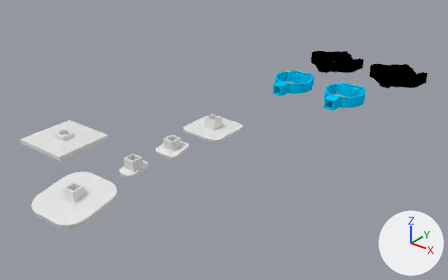
Before and after pictures for a commit that changed the Blender file Blender/rod holder.blend.
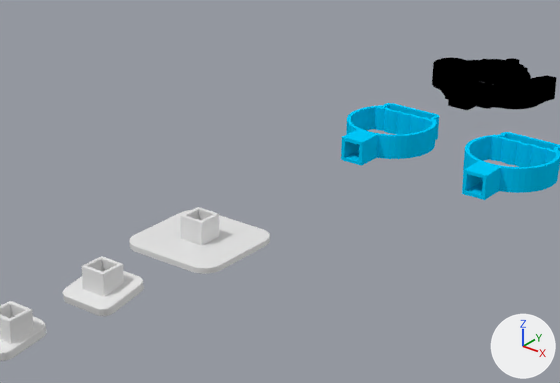
Each version is shown whole from a 50 mm camera at (0.431, -0.388, 0.31) aimed at (-0.003, 0.155, -0.026), then close up on the part from 29% to 81% of the width and 10% to 67% of the height. Every picture has the same lights, and +X, +Y and +Z are marked at lower right. The last two pictures show the newer version.
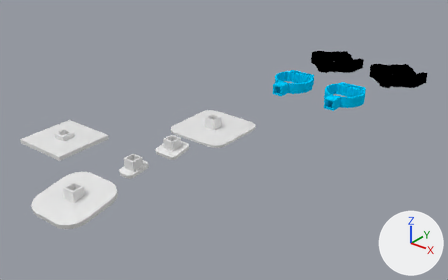
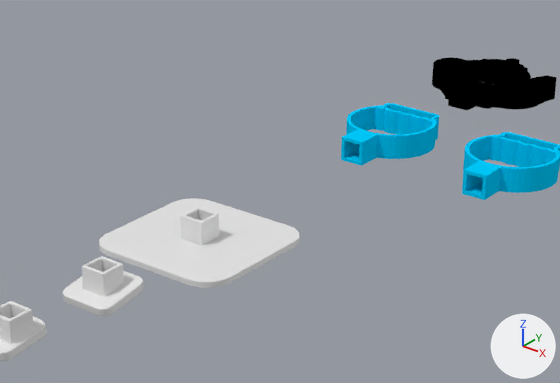
Where the change shows, as pixel boxes (x1, y1, x2, y2) in the close-ups (560 x 383 px):
'Cube.012', rescaled (42% wider, 34% taller)
    before: (129, 207, 270, 274)
    after: (99, 198, 300, 288)

What the commit changed:
Object 'Cube.012' (ob_cube_012) is rescaled from (2.67, 2.67, 0.9) to (3.81, 3.81, 0.9).
